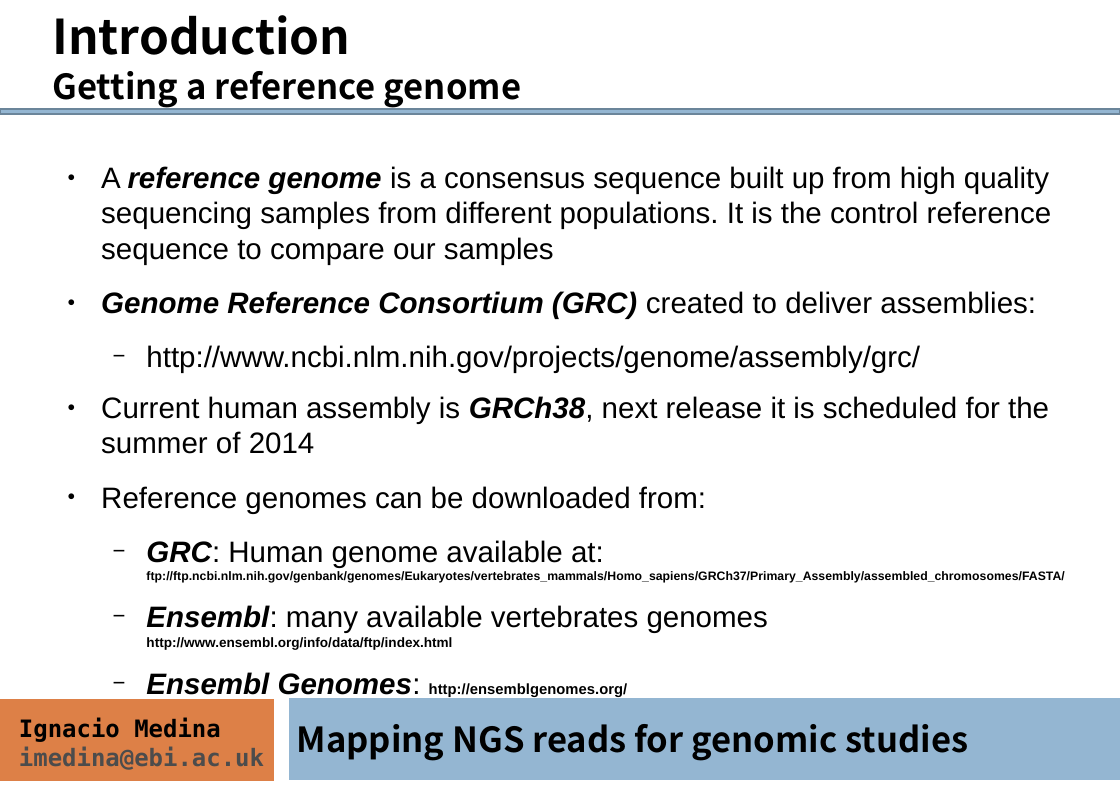
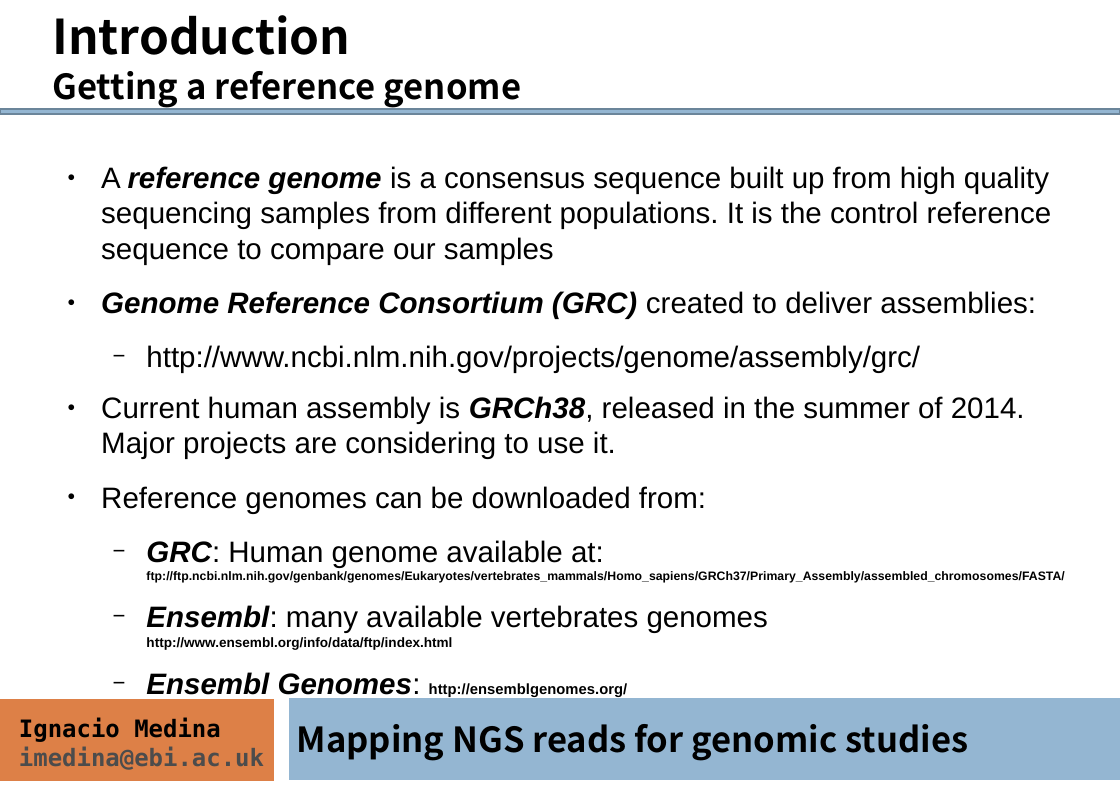
Before and after one commit to ngs-course/ngs-course.github.io, a slide deck: slide 6 of Course_Materials/alignment/presentation/ngs-read-mapping-imedina-mda14.odp. Drawn at 1120x792 pixels with LibreOffice and Linux fonts; fonts in the diff are those of the drawing. Boxes give left, top, right and bottom in pixels: in the first picture for what was removed or moved away, otherwise in the second. Text is boxed around its words. In the diff, an @@ line names an element or a change of style, - is before the commit and + after.

```diff
--- a/Course_Materials/alignment/presentation/ngs-read-mapping-imedina-mda14.odp
+++ b/Course_Materials/alignment/presentation/ngs-read-mapping-imedina-mda14.odp
@@ text at [101,396,1025,459]: text changed @@
-● Current human assembly is GRCh38, next release it is scheduled for the summer of 2014
+● Current human assembly is GRCh38, released in the summer of 2014. Major projects are considering to use it.
```
Also in this commit, not shown: 8 other slides changed, 1 slide added, 1 other file.
